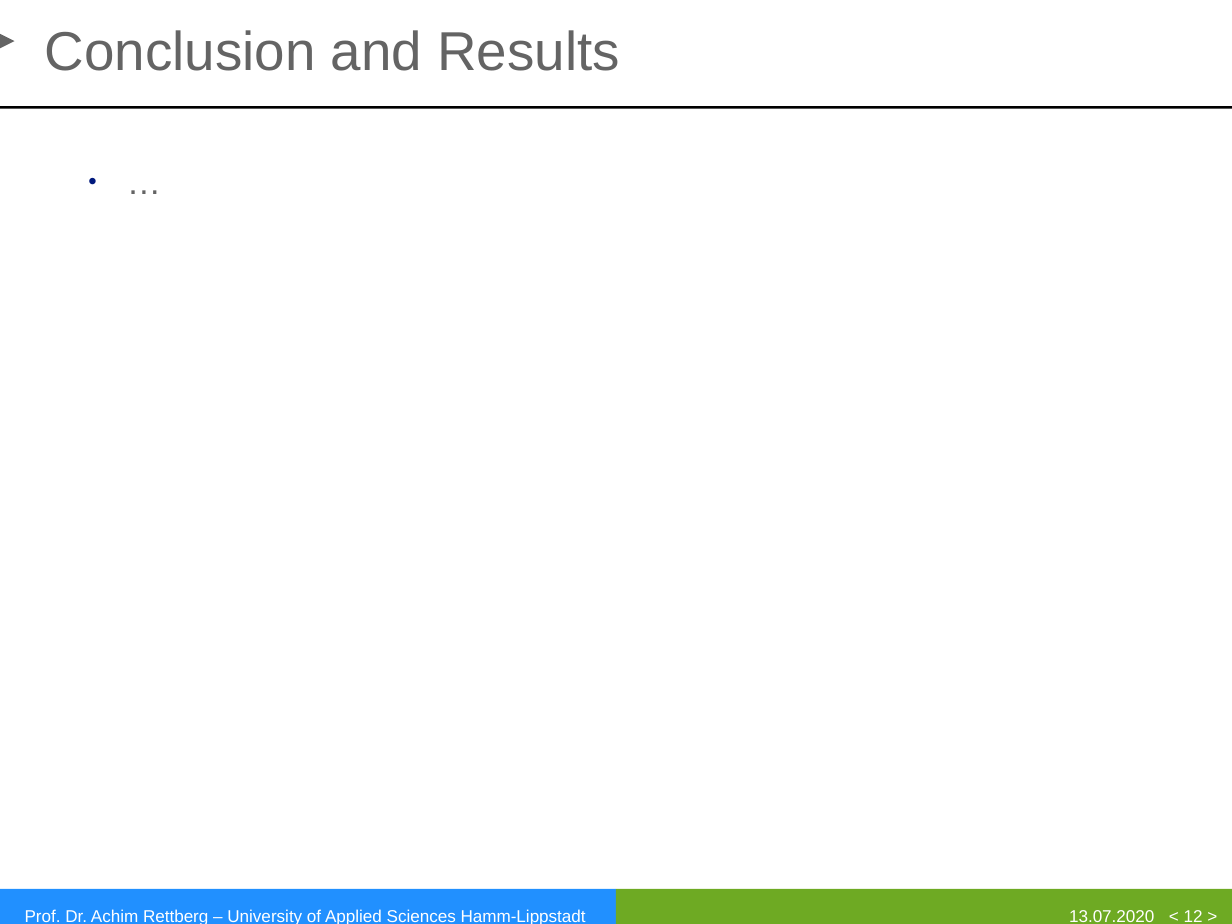
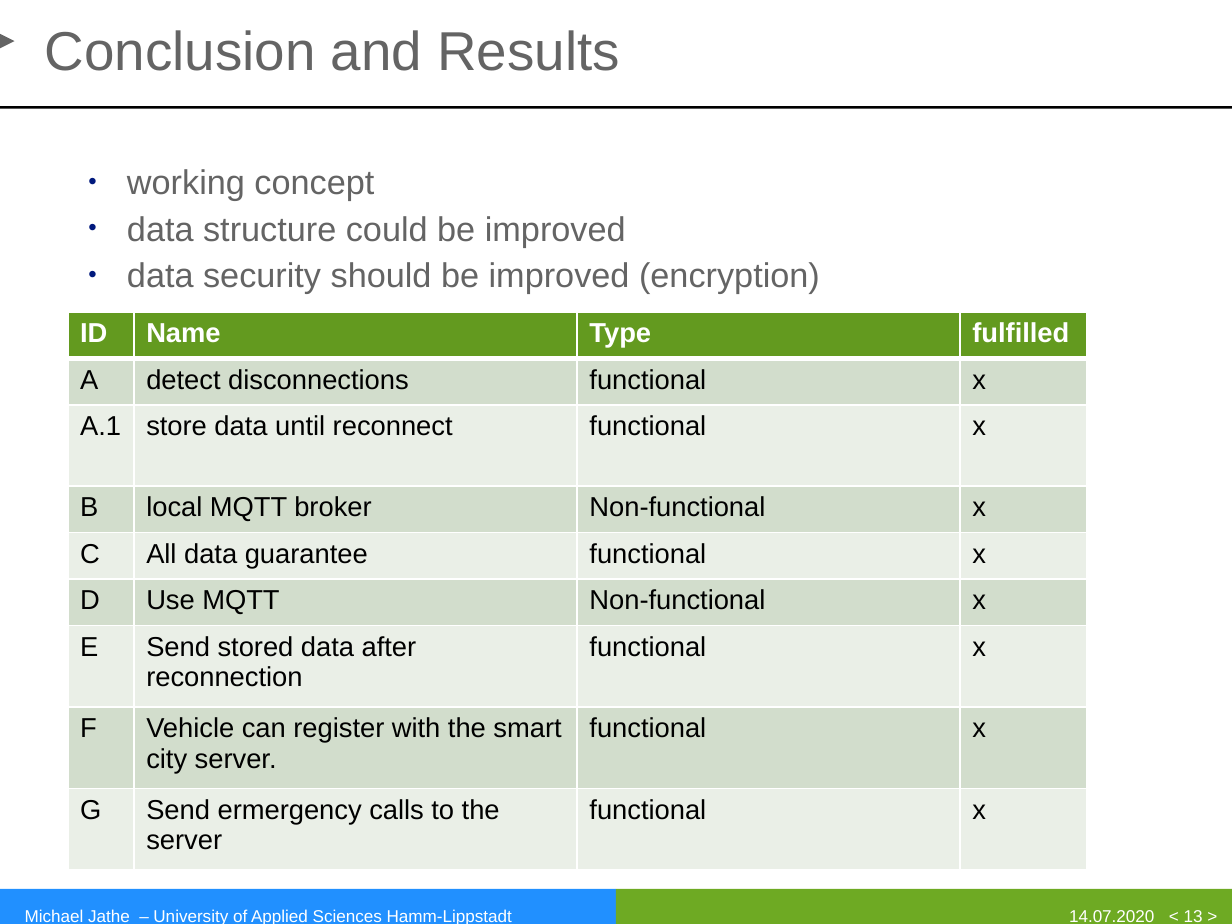
Before and after one commit to mjathe/car_mqtt, a slide deck: slide 13 of Präsentation/Broker redundancy.pptx (slide 12 before the commit). Drawn at 1232x924 pixels with LibreOffice and Linux fonts; fonts in the diff are those of the drawing; background and template pictures are left out. Boxes give left, top, right and bottom in pixels: in the first picture for what was removed or moved away, otherwise in the second. Text is boxed around its words. In the diff, an @@ line names an element or a change of style, - is before the commit and + after.

```diff
--- a/Präsentation/Broker redundancy.pptx
+++ b/Präsentation/Broker redundancy.pptx
@@ text at bbox=[127, 169, 820, 293]: text changed @@
-• …
+• working concept
+• data structure could be improved
+• data security should be improved (encryption)
@@ table added at bbox=[68, 312, 1088, 870], 9 rows, 4 columns @@
+ID | Name | Type | fulfilled
+A | detect disconnections | functional | x
+A.1 | store data until reconnect | functional | x
+B | local MQTT broker | Non-functional | x
+C | All data guarantee | functional | x
+D | Use MQTT | Non-functional | x
+E | Send stored data after reconnection | functional | x
+F | Vehicle can register with the smart city server. | functional | x
+G | Send ermergency calls to the server | functional | x
@@ text at bbox=[25, 909, 512, 924]: text changed @@
-Prof. Dr. Achim Rettberg – University of Applied Sciences Hamm-Lippstadt
+Michael Jathe – University of Applied Sciences Hamm-Lippstadt
@@ text at bbox=[1069, 910, 1154, 922]: text changed @@
-13.07.2020
+14.07.2020
@@ page number at bbox=[1184, 910, 1203, 922]: text changed @@
-< 12 >
+< 13 >
```
Also in this commit, not shown: 11 other slides changed, 1 slide added.
